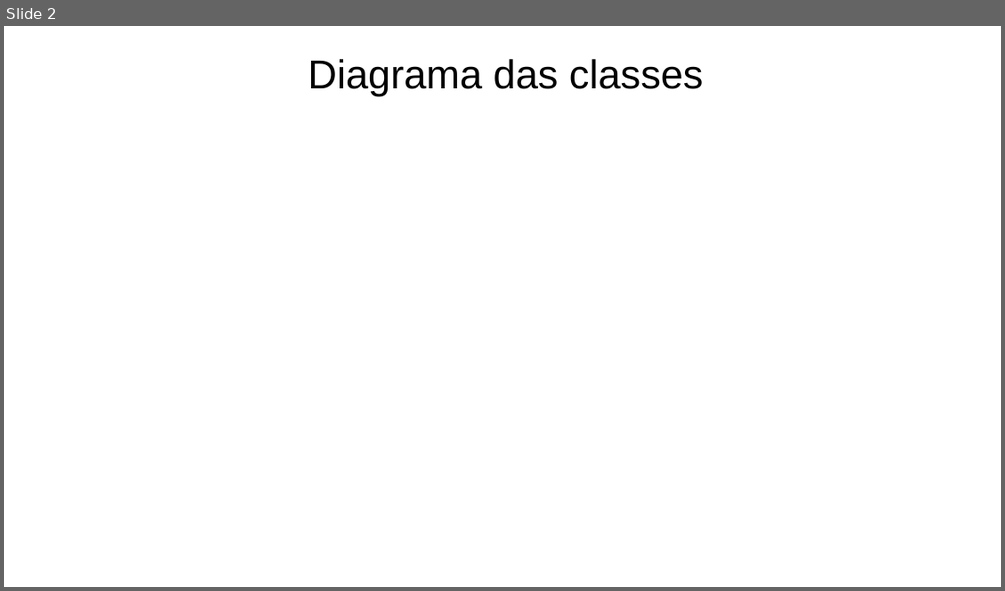
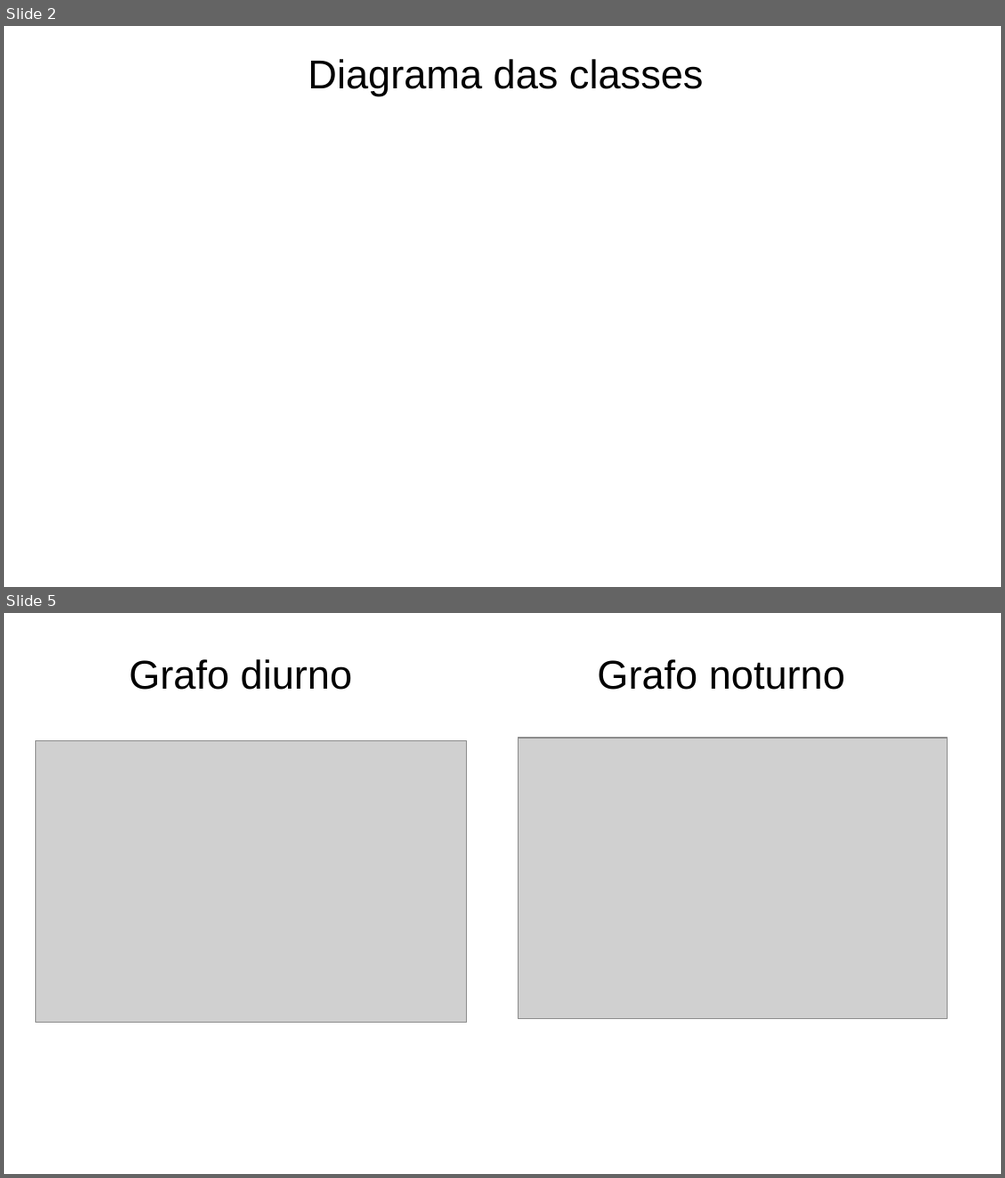
Before and after one commit to Naapperas/feup-aed-proj2, a slide deck: Apresentação.pptx. Shown one above the other, each under a label of ours: slide 2 before the commit, slides 2 and 5 after it; the slides between them are not shown. The pictures are 1005x591 and 1005x1178 pixels, drawn with LibreOffice and Linux fonts; fonts in the diff are those of the drawing; grey boxes stand for pictures. Boxes give left, top, right and bottom in pixels: in the first picture for what was removed or moved away, otherwise in the second. Text is boxed around its words. In the diff, an @@ line names an element or a change of style, - is before the commit and + after.

```diff
--- a/Apresentação.pptx
+++ b/Apresentação.pptx
@@ slide 5 added at bbox=[4, 613, 1001, 1174], background #FFFFFF @@
@@ text added at bbox=[129, 659, 352, 690], 32 pt, text #000000 @@
+Grafo diurno
@@ text added at bbox=[597, 659, 845, 690], 32 pt, text #000000 @@
+Grafo noturno
@@ picture added at bbox=[36, 741, 467, 1022] @@
@@ picture added at bbox=[518, 738, 947, 1018] @@
```
Also in this commit, not shown: 5 slides changed, 4 other slides added, 2 slides removed.
